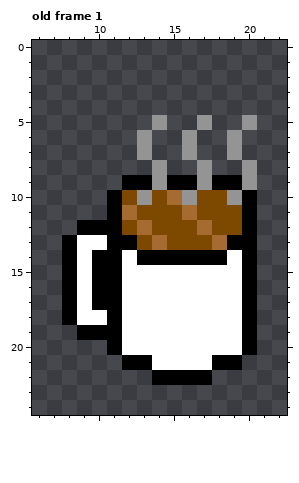
Pixel-art file -- Assets/Sprites/BonusCoffee.aseprite. Above is the file before it was changed.
32x32 pixels, 1 frame. Shown: old frame 1: x 6..22, y 0..24. The commit also changed other frames, which this record leaves out.
The same view after the edit:
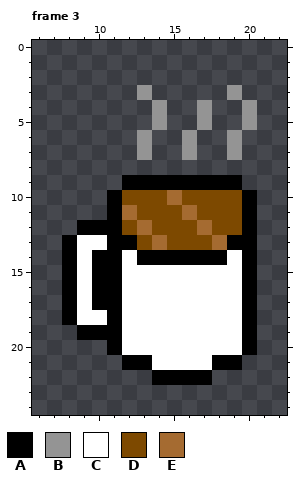
Palette (. is transparent): A #000000  B #949494  C #ffffff  D #7d4900  E #a56b31
A new or re-ordered frame is compared with the old frame closest to it.
Change:
frames 1 -> 6
--- frame 3 is new; against old frame 1
@@ x 6..22 @@
  2 .................
- 3 .................
- 4 .................
+ 3 .......B.....B...
+ 4 ........B..B..B..
  5 ........B..B..B..
@@ x 6..22 @@
  7 .......B..B..B...
- 8 ........B..B..B..
- 9 ......AABAABAAB..
-10 .....ADBDEBDDBA..
+ 8 .................
+ 9 ......AAAAAAAA...
+10 .....ADDDEDDDDA..
 11 .....AEDDDEDDDA..
Where, in picture pixels (left, top, right, bottom), the same in both pictures:
changed: (137, 85, 257, 205)
